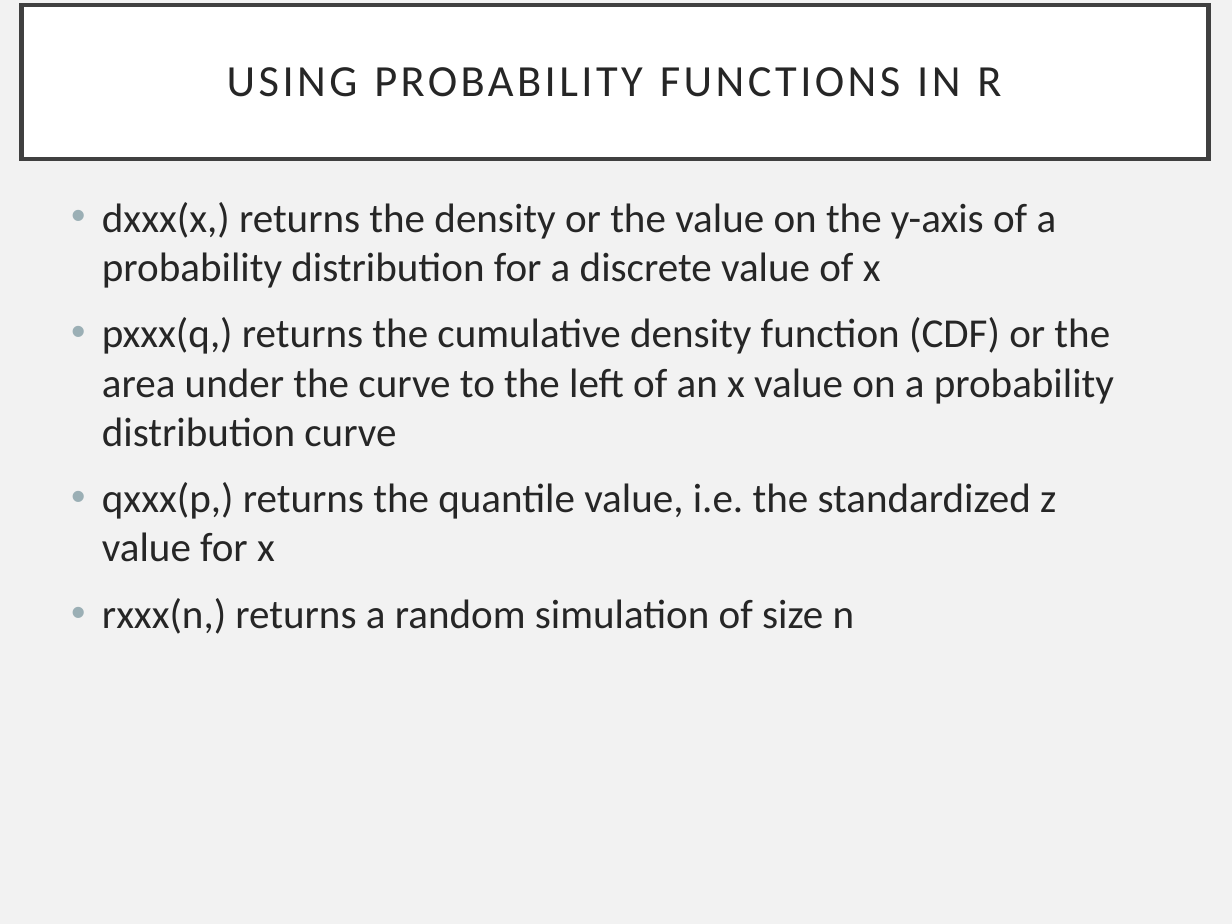
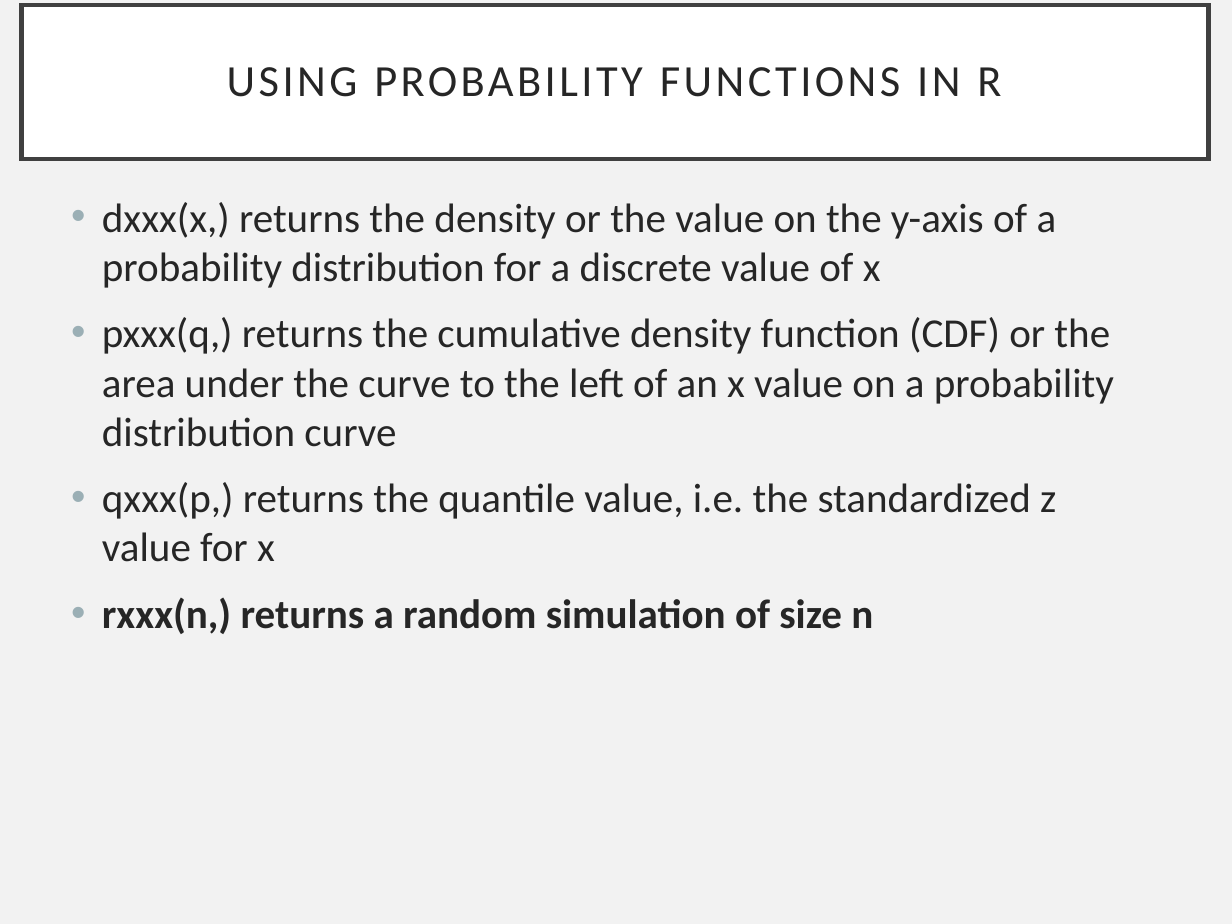
Before and after one commit to EEOB590A-Data-Science-in-R-Fall2021/CourseMaterials, a slide deck: slide 8 of 5. Simulating Data/SimulatingData.pptx (slide 7 before the commit). Drawn at 1232x924 pixels with LibreOffice and Linux fonts; fonts in the diff are those of the drawing. Boxes give left, top, right and bottom in pixels: in the first picture for what was removed or moved away, otherwise in the second. Text is boxed around its words. In the diff, an @@ line names an element or a change of style, - is before the commit and + after.

```diff
--- a/5. Simulating Data/SimulatingData.pptx
+++ b/5. Simulating Data/SimulatingData.pptx
@@ text at [102, 598, 873, 634]: bold on in "rxxx(n,) returns a random simulation of size ..." @@
```
Also in this commit, not shown: 9 other slides changed, 4 slides added, 2 other files.
